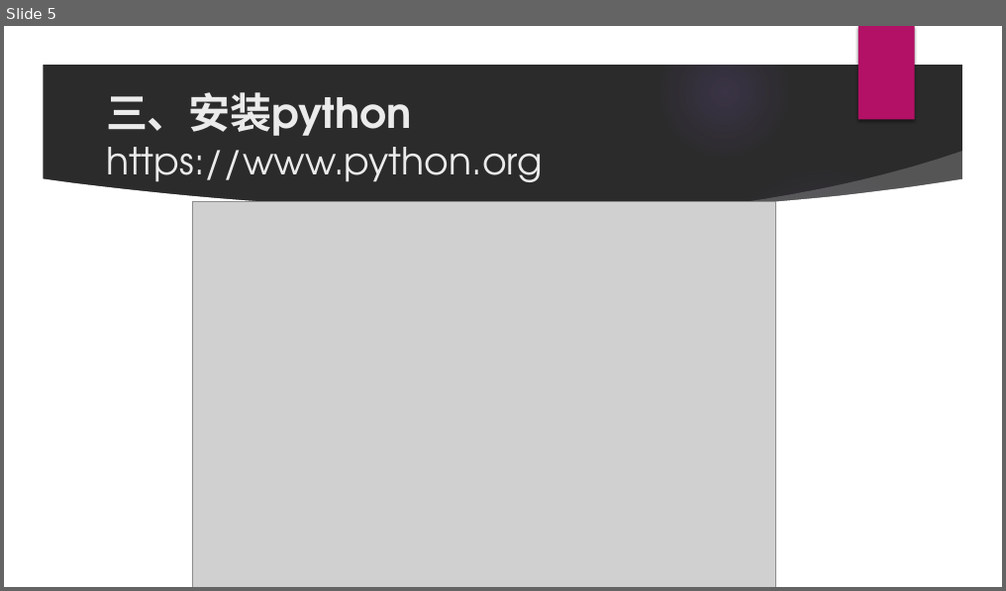
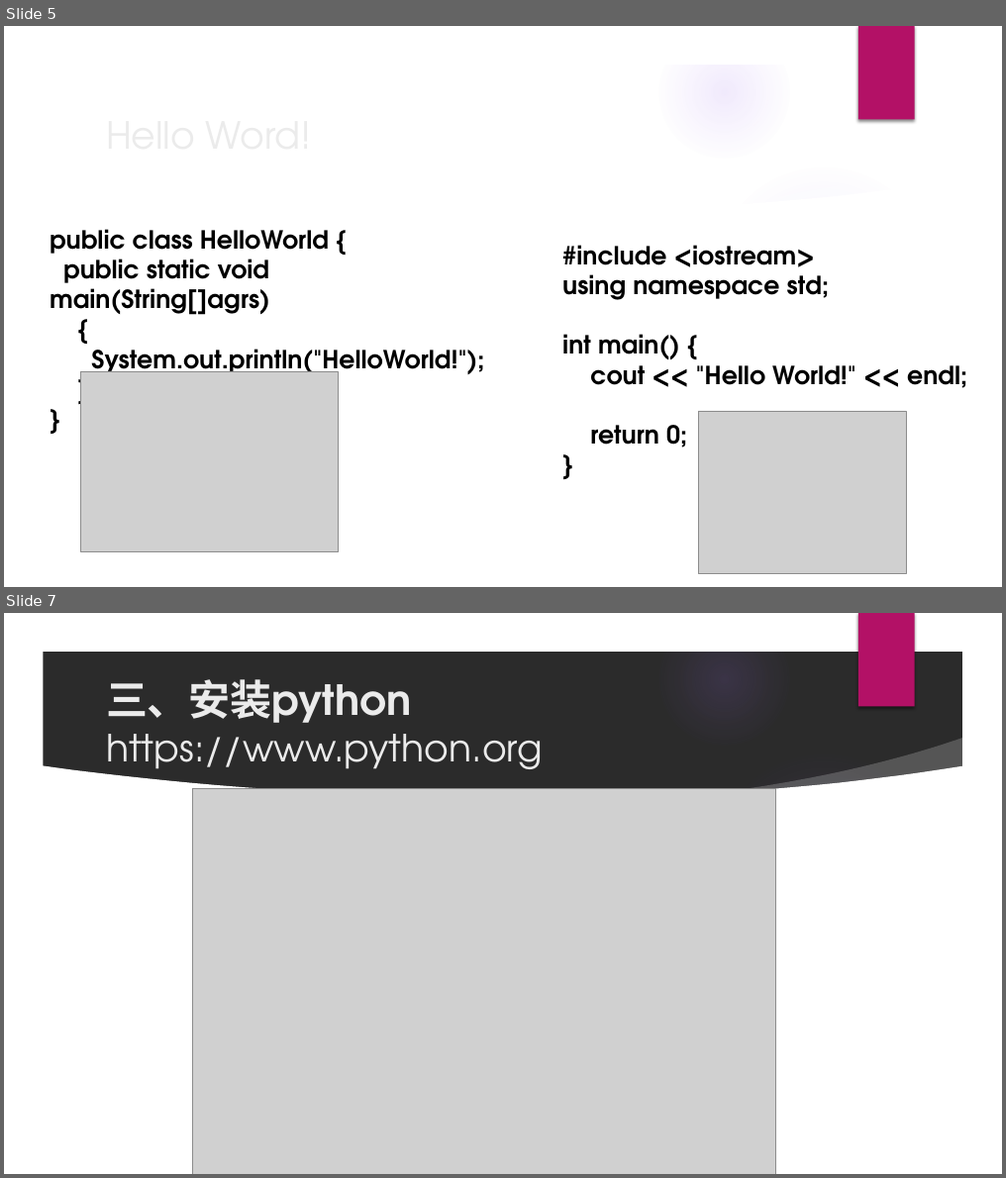
Before and after one commit to littlehb/ShaoHuiLin, a slide deck: Python课程/第1课-python入门/python入门.pptx. Shown one above the other, each under a label of ours: slide 5 before the commit, slides 5 and 7 after it; the slides between them are not shown. The pictures are 1006x591 and 1006x1178 pixels, drawn with LibreOffice and Linux fonts; fonts in the diff are those of the drawing; grey boxes stand for pictures; background and template pictures are left out; a plain dark background stands for a picture behind light text. Boxes give left, top, right and bottom in pixels: in the first picture for what was removed or moved away, otherwise in the second. Text is boxed around its words. In the diff, an @@ line names an element or a change of style, - is before the commit and + after.

```diff
--- a/Python课程/第1课-python入门/python入门.pptx
+++ b/Python课程/第1课-python入门/python入门.pptx
@@ slide 5 added at (4,26,1002,587), background picture (left out); not listed: 9 template elements that a slide beside it also shows @@
@@ text added at (50,229,484,378), 24 pt, text #000000, bold @@
+public class HelloWorld {
+public static void main(String[]agrs)
+{
+System.out.println("HelloWorld!");
+}
+}
@@ text added at (562,245,967,448), 24 pt, text #000000, bold @@
+#include <iostream>
+using namespace std;
+int main() {
+cout << "Hello World!" << endl;
+return 0;
+}
@@ picture added at (80,372,338,553) @@
@@ title added at (696,357,766,385), 36 pt, text #EBEBEB @@
+Hello Word!
@@ picture added at (698,411,906,574) @@
@@ what was slide 5 is now slide 7 @@
```
Also in this commit, not shown: 3 slides changed, 2 other slides added.
